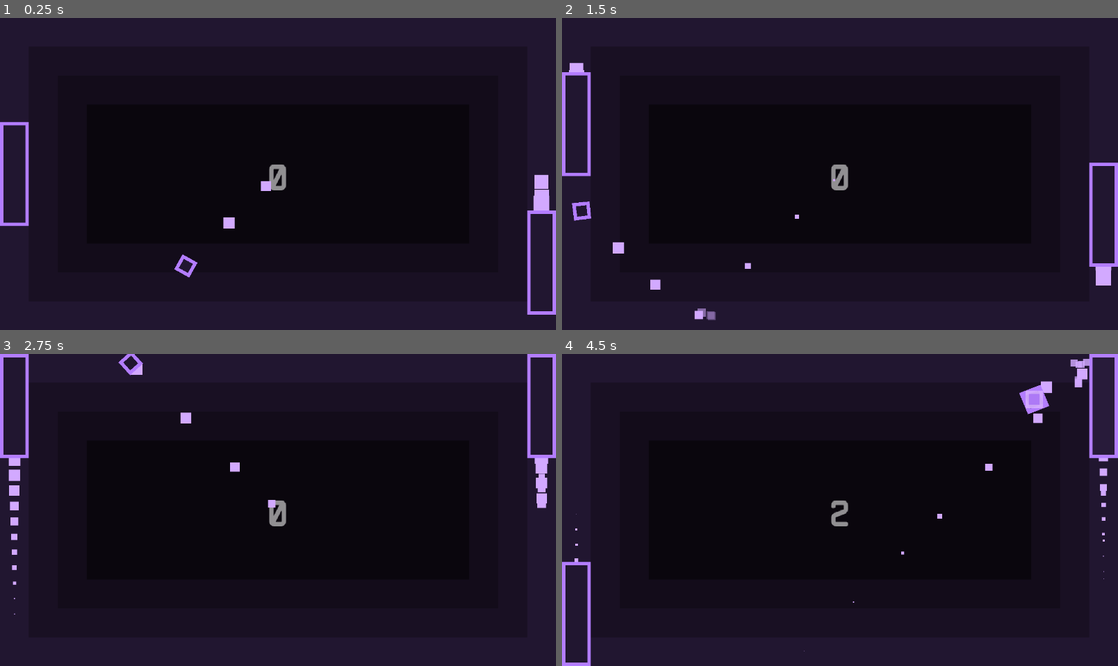
Above: before the commit, frames 1-4 (two rows, left to right).
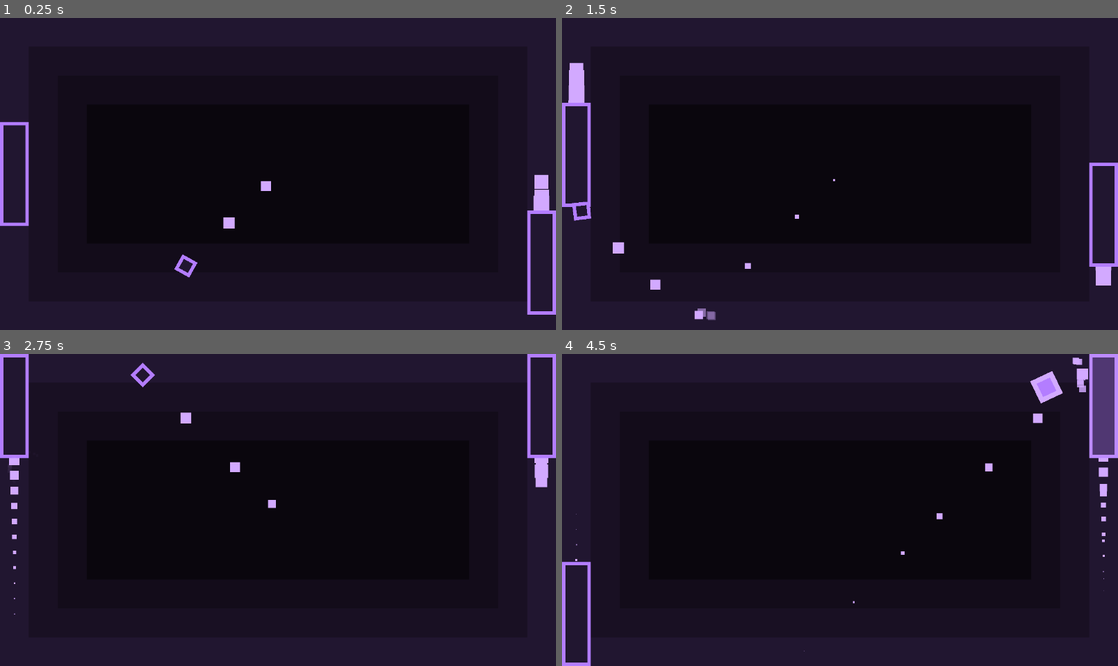
Above: after the commit, the same moments.

Repository: JoeZlonicky/interception
Game: Godot game, scene res://game/game.tscn
Two runs of this game, one before a commit and one after it. Both use one fixed random seed, a clock stepped at 60 frames per second and the inputs below.
Inputs:
- Up to frame 1 (0.25 s): no input
- Up to frame 2 (1.5 s): hold W (move_up, bound only before the commit) 0.53-1.28 s; tap Down (player_2_move_down, bound only after the commit) at 0.6 s; tap Up (player_2_move_up, bound only after the commit) at 0.8, 1.35 s; hold S (move_down, bound only before the commit) from 1.28 s (still down)
- Up to frame 3 (2.75 s): tap Down (player_2_move_down, bound only after the commit) at 1.55, 2.1 s; release S (move_down, bound only before the commit) at 2.03 s; hold W (move_up, bound only before the commit) from 2.03 s (still down); tap Up (player_2_move_up, bound only after the commit) at 2.3 s
- Up to frame 4 (4.5 s): tap Up (player_2_move_up, bound only after the commit) at 2.85, 3.8, 4.35 s; tap Down (player_2_move_down, bound only after the commit) at 3.05, 3.6 s; release W (move_up, bound only before the commit) at 3.53 s; hold S (move_down, bound only before the commit) from 3.53 s (still down)

The runs differ from the first frame. In frame 1, 0.2% of the frame differs, in the area x 48-52%, y 46-56%; in frame 2, 0.9%; in frame 3, 0.8%; in frame 4, 2.2%, in the area x 2-100%, y 1-80%.

Commit message:
Remove explosion mechanic

Diff:
--- a/components/ball/ball.gd
+++ b/components/ball/ball.gd
@@ -2,14 +2,16 @@
 extends CharacterBody2D
 
 
-signal paddle_hit(paddle: Paddle)
+signal hit
 
 const HIT_PARTICLE_SCENE := preload("uid://be262xlxf8xgx")
 const MOVE_SPEED: float = 450.0
+const HITS_TO_EXPLODE: int = 15
 
 @onready var hit_sfx: AudioStreamPlayer2D = %HitSFX
 @onready var sprite_2d: Sprite2D = $Sprite2D
 @onready var animation_player: AnimationPlayer = $AnimationPlayer
+@onready var trail_particles: GPUParticles2D = $TrailParticles
 
 
 func _process(delta: float) -> void:
@@ -35,7 +37,6 @@
 func _collide_with(body: Object, normal: Vector2, pos: Vector2) -> void:
 	if body is Paddle:
 		body.flash()
-		paddle_hit.emit(body)
 
 	var hit_particle := HIT_PARTICLE_SCENE.instantiate() as GPUParticles2D
 	GameUtility.spawn(hit_particle, pos)
@@ -43,9 +44,12 @@
 	hit_particle.emitting = true
 	hit_particle.finished.connect(hit_particle.queue_free)
 
+
+	hit_sfx.play()
+	hit.emit()
+
+	animation_player.play("flash")
 	velocity = velocity.bounce(normal)
-	animation_player.play("flash")
-	hit_sfx.play()
 
 
 # Useful for setting the initial direction of the ball
--- a/components/ball/ball.tscn
+++ b/components/ball/ball.tscn
@@ -27,7 +27,7 @@
 tracks/0/type = "value"
 tracks/0/imported = false
 tracks/0/enabled = true
-tracks/0/path = NodePath("HitSprite:modulate")
+tracks/0/path = NodePath("Sprite2D/HitSprite:modulate")
 tracks/0/interp = 1
 tracks/0/loop_wrap = true
 tracks/0/keys = {
@@ -48,6 +48,18 @@
 "update": 0,
 "values": [Vector2(1, 1)]
 }
+tracks/2/type = "value"
+tracks/2/imported = false
+tracks/2/enabled = true
+tracks/2/path = NodePath("Sprite2D:modulate")
+tracks/2/interp = 1
+tracks/2/loop_wrap = true
+tracks/2/keys = {
+"times": PackedFloat32Array(0),
+"transitions": PackedFloat32Array(1),
+"update": 0,
+"values": [Color(1, 1, 1, 1)]
+}
 
 [sub_resource type="Animation" id="Animation_w6j5n"]
 resource_name = "flash"
@@ -56,7 +68,7 @@
 tracks/0/type = "value"
 tracks/0/imported = false
 tracks/0/enabled = true
-tracks/0/path = NodePath("HitSprite:modulate")
+tracks/0/path = NodePath("Sprite2D/HitSprite:modulate")
 tracks/0/interp = 2
 tracks/0/loop_wrap = true
 tracks/0/keys = {
@@ -89,7 +101,7 @@
 collision_mask = 3
 script = ExtResource("1_usys6")
 
-[node name="GPUParticles2D" type="GPUParticles2D" parent="." unique_id=416094696]
+[node name="TrailParticles" type="GPUParticles2D" parent="." unique_id=416094696]
 modulate = Color(0.8235294, 0.6627451, 1, 1)
 process_material = SubResource("ParticleProcessMaterial_wd5ij")
 
@@ -99,7 +111,7 @@
 [node name="Sprite2D" type="Sprite2D" parent="." unique_id=1534334981]
 texture = ExtResource("1_nmldg")
 
-[node name="HitSprite" type="Sprite2D" parent="." unique_id=2111916394]
+[node name="HitSprite" type="Sprite2D" parent="Sprite2D" unique_id=2111916394]
 modulate = Color(1, 1, 1, 0)
 texture = ExtResource("3_iqdgg")
 
--- a/game/game.gd
+++ b/game/game.gd
@@ -7,7 +7,7 @@
 var ball: Ball = null
 var level: int = 0
 
-@onready var level_label: Label = %LevelLabel
+@onready var announcement_label: Label = %AnnouncementLabel
 @onready var ball_spawn_position: Marker2D = %BallSpawnPosition
 @onready var left_paddle: Paddle = %LeftPaddle
 @onready var right_paddle: Paddle = %RightPaddle
@@ -21,14 +21,17 @@
 
 # Control the left paddle with input
 func _process(_delta: float) -> void:
-	left_paddle.input = Input.get_axis("move_up", "move_down")
+	left_paddle.input = Input.get_axis("player_1_move_up", "player_1_move_down")
+	#right_paddle.input = Input.get_axis("player_2_move_up", "player_2_move_down")
 
 
 # Spawn a new ball in a random angled direction
 func spawn_ball() -> void:
+	if ball:
+		ball.queue_free()
+
 	ball = BALL_SCENE.instantiate()
 	ball.global_position = ball_spawn_position.global_position
-	ball.paddle_hit.connect(_on_ball_paddle_hit)
 	add_child(ball)
 
 	# Randomly choose NE, NW, SW, or SE direction
@@ -43,21 +46,9 @@
 # Restart game by spawning a new ball
 # Note that paddles are *not* reset
 func restart() -> void:
-	if ball:
-		ball.queue_free()
 	score_sfx.play()
 	spawn_ball()
 	level = 0
-	level_label.text = str(level)
-
-
-func _next_level() -> void:
-	level += 1
-	level_label.text = str(level)
-
-
-func _on_ball_paddle_hit(_paddle: Paddle) -> void:
-	_next_level()
 
 
 func _ball_out_of_bounds() -> void:
--- a/game/game.tscn
+++ b/game/game.tscn
@@ -72,25 +72,26 @@
 grow_vertical = 2
 color = Color(0.039215688, 0.023529412, 0.050980393, 1)
 
-[node name="LevelLabel" type="Label" parent="BackgroundLayer" unique_id=1557134609]
+[node name="AnnouncementLabel" type="Label" parent="BackgroundLayer" unique_id=1557134609]
 unique_name_in_owner = true
 self_modulate = Color(1, 1, 1, 0.54901963)
+custom_minimum_size = Vector2(330, 120)
 anchors_preset = 8
 anchor_left = 0.5
 anchor_top = 0.5
 anchor_right = 0.5
 anchor_bottom = 0.5
-offset_left = -120.0
-offset_top = -67.5
-offset_right = 120.0
-offset_bottom = 67.5
+offset_left = -165.0
+offset_top = -60.0
+offset_right = 165.0
+offset_bottom = 60.0
 grow_horizontal = 2
 grow_vertical = 2
 theme_override_fonts/font = ExtResource("2_4fuuu")
 theme_override_font_sizes/font_size = 32
-text = "0"
 horizontal_alignment = 1
 vertical_alignment = 1
+autowrap_mode = 3
 
 [node name="BallSpawnPosition" type="Marker2D" parent="." unique_id=805714642]
 unique_name_in_owner = true
--- a/project.godot
+++ b/project.godot
@@ -29,25 +29,33 @@
 
 [input]
 
-move_up={
+player_1_move_up={
 "deadzone": 0.2,
 "events": [Object(InputEventKey,"resource_local_to_scene":false,"resource_name":"","device":-1,"window_id":0,"alt_press …(192 unchanged characters)…
-, Object(InputEventKey,"resource_local_to_scene":false,"resource_name":"","device":-1,"window_id":0,"alt_pressed":false,"shift_pressed":false,"ctrl_pressed":false,"meta_pressed":false,"pressed":false,"keycode":0,"physical_keycode":4194320,"key_label":0,"unicode":0,"location":0,"echo":false,"script":null)
-, Object(InputEventMouseButton,"resource_local_to_scene":false,"resource_name":"","device":-1,"window_id":0,"alt_pressed":false,"shift_pressed":false,"ctrl_pressed":false,"meta_pressed":false,"button_mask":0,"position":Vector2(0, 0),"global_position":Vector2(0, 0),"factor":1.0,"button_index":1,"canceled":false,"pressed":false,"double_click":false,"script":null)
-, Object(InputEventJoypadMotion,"resource_local_to_scene":false,"resource_name":"","device":-1,"axis":1,"axis_value":-1.0,"script":null)
+, Object(InputEventJoypadMotion,"resource_local_to_scene":false,"resource_name":"","device":0,"axis":1,"axis_value":-1.0,"script":null)
 ]
 }
-move_down={
+player_1_move_down={
 "deadzone": 0.2,
 "events": [Object(InputEventKey,"resource_local_to_scene":false,"resource_name":"","device":-1,"window_id":0,"alt_press …(192 unchanged characters)…
-, Object(InputEventKey,"resource_local_to_scene":false,"resource_name":"","device":-1,"window_id":0,"alt_pressed":false,"shift_pressed":false,"ctrl_pressed":false,"meta_pressed":false,"pressed":false,"keycode":0,"physical_keycode":4194322,"key_label":0,"unicode":0,"location":0,"echo":false,"script":null)
-, Object(InputEventMouseButton,"resource_local_to_scene":false,"resource_name":"","device":-1,"window_id":0,"alt_pressed":false,"shift_pressed":false,"ctrl_pressed":false,"meta_pressed":false,"button_mask":0,"position":Vector2(0, 0),"global_position":Vector2(0, 0),"factor":1.0,"button_index":2,"canceled":false,"pressed":false,"double_click":false,"script":null)
-, Object(InputEventJoypadMotion,"resource_local_to_scene":false,"resource_name":"","device":-1,"axis":1,"axis_value":1.0,"script":null)
+, Object(InputEventJoypadMotion,"resource_local_to_scene":false,"resource_name":"","device":0,"axis":1,"axis_value":1.0,"script":null)
 ]
 }
 fullscreen_toggle={
 "deadzone": 0.2,
 "events": [Object(InputEventKey,"resource_local_to_scene":false,"resource_name":"","device":-1,"window_id":0,"alt_press …(195 unchanged characters)…
+]
+}
+player_2_move_up={
+"deadzone": 0.2,
+"events": [Object(InputEventKey,"resource_local_to_scene":false,"resource_name":"","device":-1,"window_id":0,"alt_pressed":false,"shift_pressed":false,"ctrl_pressed":false,"meta_pressed":false,"pressed":false,"keycode":0,"physical_keycode":4194320,"key_label":0,"unicode":0,"location":0,"echo":false,"script":null)
+, Object(InputEventJoypadMotion,"resource_local_to_scene":false,"resource_name":"","device":1,"axis":1,"axis_value":-1.0,"script":null)
+]
+}
+player_2_move_down={
+"deadzone": 0.2,
+"events": [Object(InputEventKey,"resource_local_to_scene":false,"resource_name":"","device":-1,"window_id":0,"alt_pressed":false,"shift_pressed":false,"ctrl_pressed":false,"meta_pressed":false,"pressed":false,"keycode":0,"physical_keycode":4194322,"key_label":0,"unicode":0,"location":0,"echo":false,"script":null)
+, Object(InputEventJoypadMotion,"resource_local_to_scene":false,"resource_name":"","device":1,"axis":1,"axis_value":1.0,"script":null)
 ]
 }
 
Binary file added: common/palette.aseprite
